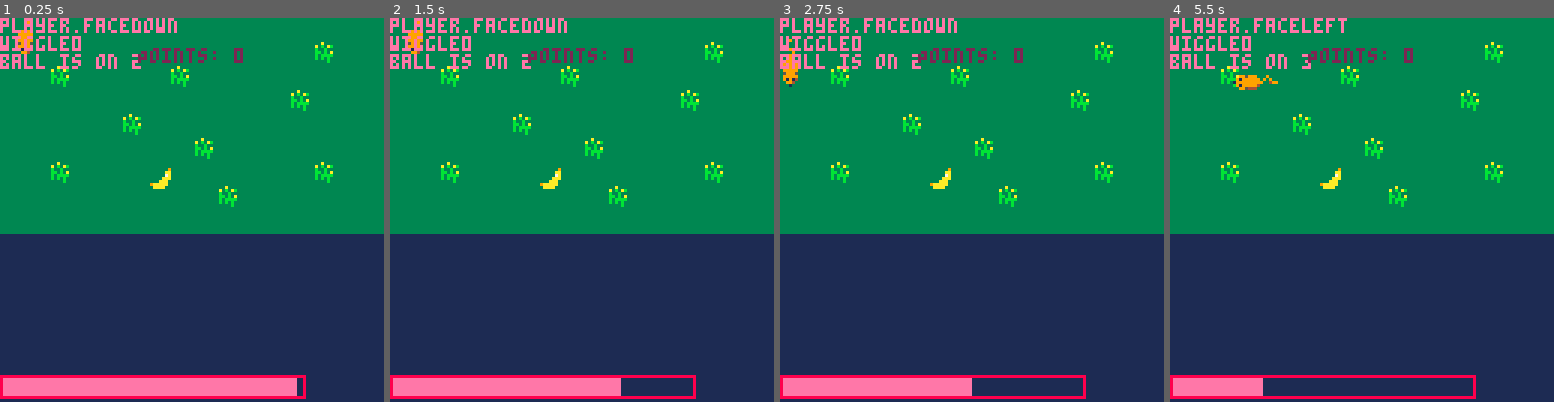
Above: before the commit, frames 1-4 (left to right).
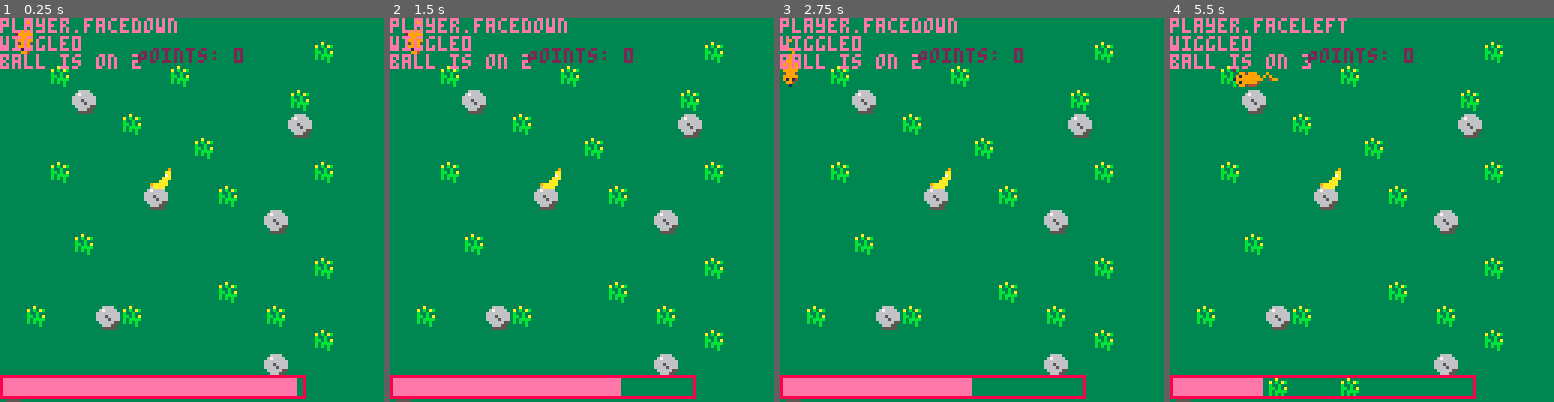
Above: after the commit, the same moments.

Repository: douglashellowell/pico_game
Game: PICO-8 cartridge pinkcirc.p8
Two runs of this game, one before a commit and one after it. Both use one fixed random seed, a clock stepped at 60 frames per second and the inputs below.
Inputs:
- Up to frame 1 (0.25 s): no input
- Up to frame 2 (1.5 s): tap O (Z key) at 0.33, 0.7, 1.43 s; tap X (X key) at 1.07 s
- Up to frame 3 (2.75 s): hold Left 1.97-2.37 s; tap X (X key) at 2.07, 2.4, 2.73 s; tap O (Z key) at 2.22 s; hold Down from 2.42 s (still down)
- Up to frame 4 (5.5 s): release Down at 2.82 s; hold Right 2.87-3.53 s; tap X (X key) every 0.33 s from 3.07 to 5.4 s; tap O (Z key) at 3.1, 3.98, 4.87 s; hold Up 3.58-4.08 s; hold Right 4.13-4.53 s; hold Down 4.58-5.08 s; hold Left from 5.13 s (still down)

The runs differ from the first frame. In frame 1, 40% of the frame differs, in the area x 0-100%, y 3-100%; in frame 2, 41%; in frame 3, 41%; in frame 4, 43%, in the area x 0-100%, y 13-100%.

Commit message:
add rock and fill map

Diff:
--- a/pinkcirc.p8
+++ b/pinkcirc.p8
@@ -20,6 +20,7 @@
 	player.speed = 2
 	player.energy = 100
 	player.turning = false
+	player.squeak = false
 	player.tail_x = player.x
 	player.tail_y = player.y - 8
 	banana = {}
@@ -32,6 +33,8 @@
 end
 
 function _update()
+player.squeak = false
+
 -- wiggle
 player.wiggle_timer = player.wiggle_timer + 0.1
 player.wiggle = flr(player.wiggle_timer) % 2
@@ -40,7 +43,7 @@
 
 
 -- left
-	if(player.x > 0) then
+	if(player.x > 0 and mget((player.x -1) / 8, player.y / 8)~=18 ) then
 		if(btn(0)) then
 		player.x=player.x-player.speed
 		player.face = 'left'
@@ -49,7 +52,7 @@
 		end
 	end
 -- right
-	if(player.x < 120) then
+	if(player.x < 120 and mget((player.x +7) /8, player.y / 8)~=18) then
 		if(btn(1)) then
 		player.x=player.x+player.speed
 		player.face = 'right'
@@ -58,7 +61,7 @@
 		end
 	end
 -- up
-	if(player.y > 0) then
+	if(player.y > 0 and mget(player.x /8, (player.y - 1) / 8)~=18) then
 		if(btn(2)) then
 		player.y=player.y-player.speed
 		player.face = 'up'
@@ -67,7 +70,7 @@
 		end
 	end
 -- down
-	if(player.y < 120) then
+	if(player.y < 120) and mget(player.x /8, (player.y + 7) / 8)~=18 then
 		if(btn(3)) then
 		player.y=player.y+player.speed
 		player.face = 'down'
@@ -83,6 +86,12 @@
 	else
 	player.speed = 1
 	end
+-- x
+	if(btn(5))then
+	player.squeak = true
+	sfx(2)
+	end
+
 
 	if((mget(player.x /8, player.y/8)) == 3) then
 	-- player.speed = 0.5
@@ -91,18 +100,18 @@
 
 	if(distance(player, banana) < 3) then
 	sfx(1)
-	player.points = player.points + 1
+	player.points += 1
 	banana.x = rnd(110)
 	banana.y = rnd(110)
 		if(player.energy < 70) then
-			player.energy = player.energy + 30
+			player.energy += 30
 			else
 			player.energy = 100
 		end
 	end
 
 	if(player.energy > 0) then
-		player.energy = player.energy - 0.25
+		player.energy -= 0.25
 	end
 end
 
@@ -116,6 +125,13 @@
 	-- draw player (sprite, x, y)
     spr(player.sprites[player.face]['face'] + player.wiggle,player.x,player.y)
     spr(player.sprites[player.face]['tail'] + player.wiggle,player.tail_x,player.tail_y)
+	if(player.squeak)then
+		line(player.x + 3,player.y -2,player.x +5,player.y - 4,6)
+		line(player.x + 1,player.y -2,player.x + 1,player.y - 4,6)
+		line(player.x - 2,player.y -2,player.x -5,player.y - 4,6)
+	end
+
+	line(player.x, player.y, player.x, player.y)
 	-- draw banana
     spr(4,banana.x,banana.y)
 	rect(0, 119, 101, 126, 8)
@@ -158,14 +174,14 @@
 9999999499999994333333333b3b3b339aaaaa000000000009999900009999904995440009199994000000000099544409199994999544009999914000000000
 09999940099999403333333333333b330aaaa0000000000009999900009999409000000000995440000000000000000000995440000000000995440000000000
 00444400004444003333333333333333000000000000000009999400000994000999999000000000000000000000000000000000000000000000000000000000
-00999900009999000000000000000000000000000000000000994000000090000001000009499900000000000000000000000000000000000000000000000000
-09aaa99009aaa9900000000000000000000000000000000000090000000940000099900990999990000000000009000000000000000990000000000000000000
-9aa999999aa999990000000000000000000000000000000000090000009400000919190990999990000000009090900000000000000909090000000000000000
-99999999999999990000000000000000000000000000000000099000000990000999990990599950000000009900499000000900990900990000000000000000
-99199199999999990000000000000000000000000000000000009000000009000599950990999940000000004000000099009090049400090990009900000000
-99999994999999940000000000000000000000000000000000094000000009000999990990919140000000000000000009090000000000000049090000000000
-09999940099999400000000000000000000000000000000000940000000094000999990990099400000000000000000004900000000000000000940000000000
-00444400004444000000000000000000000000000000000000400000000000000099949000001000000000000000000000000000000000000000000000000000
+00999900009999003366663300000000000000000000000000994000000090000001000009499900000000000000000000000000000000000000000000000000
+09aaa99009aaa9903676666300000000000000000000000000090000000940000099900990999990000000000009000000000000000990000000000000000000
+9aa999999aa999996666666600000000000000000000000000090000009400000919190990999990000000009090900000000000000909090000000000000000
+99999999999999996665666600000000000000000000000000099000000990000999990990599950000000009900499000000900990900990000000000000000
+99199199999999996666566600000000000000000000000000009000000009000599950990999940000000004000000099009090049400090990009900000000
+99999994999999943666665500000000000000000000000000094000000009000999990990919140000000000000000009090000000000000049090000000000
+09999940099999403366655300000000000000000000000000940000000094000999990990099400000000000000000004900000000000000000940000000000
+00444400004444003355555300000000000000000000000000400000000000000099949000001000000000000000000000000000000000000000000000000000
 00000000000000000000000000000000000000000000000000090000000000000000000000000000000000000000000000000000000000000000000000000000
 00000000000000000099000000000000009900000000000000900000000990000099599900090000000990009995990000000000000000000000000000000000
 00000000000000009990000000000000999000000000000000900000000009000919999990909000000909099999919000000000000000000000000000000000
@@ -194,16 +210,23 @@
 0202020202020202020202020202020200000000000000000000000000000000000000000000000000000000000000000000000000000000000000000000000000000000000000000000000000000000000000000000000000000000000000000000000000000000000000000000000000000000000000000000000000000000
 0202020202020202020202020203020200000000000000000000000000000000000000000000000000000000000000000000000000000000000000000000000000000000000000000000000000000000000000000000000000000000000000000000000000000000000000000000000000000000000000000000000000000000
 0202030202020203020202020202020200000000000000000000000000000000000000000000000000000000000000000000000000000000000000000000000000000000000000000000000000000000000000000000000000000000000000000000000000000000000000000000000000000000000000000000000000000000
-0202020202020202020202020302020200000000000000000000000000000000000000000000000000000000000000000000000000000000000000000000000000000000000000000000000000000000000000000000000000000000000000000000000000000000000000000000000000000000000000000000000000000000
-0202020202030202020202020202020200000040424200000000000000000000000000000000000000000000000000000000000000000000000000000000000000000000000000000000000000000000000000000000000000000000000000000000000000000000000000000000000000000000000000000000000000000000
+0202021202020202020202020302020200000000000000000000000000000000000000000000000000000000000000000000000000000000000000000000000000000000000000000000000000000000000000000000000000000000000000000000000000000000000000000000000000000000000000000000000000000000
+0202020202030202020202021202020200000040424200000000000000000000000000000000000000000000000000000000000000000000000000000000000000000000000000000000000000000000000000000000000000000000000000000000000000000000000000000000000000000000000000000000000000000000
 0202020202020202030202020202020200000040000000000000000000000000000000000000000000000000000000000000000000000000000000000000000000000000000000000000000000000000000000000000000000000000000000000000000000000000000000000000000000000000000000000000000000000000
 0202030202020202020202020203020200000040000000000000000000000000000000000000000000000000000000000000000000000000000000000000000000000000000000000000000000000000000000000000000000000000000000000000000000000000000000000000000000000000000000000000000000000000
-0202020202020202020302020202020200000041000000000000000000000000000000000000000000000000000000000000000000000000000000000000000000000000000000000000000000000000000000000000000000000000000000000000000000000000000000000000000000000000000000000000000000000000
-0202020202020202020202020202020200000000000000000000000000000000000000000000000000000000000000000000000000000000000000000000000000000000000000000000000000000000000000000000000000000000000000000000000000000000000000000000000000000000000000000000000000000000
-…(7 lines of a section not shown)…
+0202020202021202020302020202020200000041000000000000000000000000000000000000000000000000000000000000000000000000000000000000000000000000000000000000000000000000000000000000000000000000000000000000000000000000000000000000000000000000000000000000000000000000
+0202020202020202020202120202020200000000000000000000000000000000000000000000000000000000000000000000000000000000000000000000000000000000000000000000000000000000000000000000000000000000000000000000000000000000000000000000000000000000000000000000000000000000
+0202020302020202020202020202020200000000000000000000000000000000000000000000000000000000000000000000000000000000000000000000000000000000000000000000000000000000000000000000000000000000000000000000000000000000000000000000000000000000000000000000000000000000
+0202020202020202020202020203020200000000000000000000000000000000000000000000000000000000000000000000000000000000000000000000000000000000000000000000000000000000000000000000000000000000000000000000000000000000000000000000000000000000000000000000000000000000
+0202020202020202020302020202020200000000000000000000000000000000000000000000000000000000000000000000000000000000000000000000000000000000000000000000000000000000000000000000000000000000000000000000000000000000000000000000000000000000000000000000000000000000
+0203020212030202020202030202020200000000000000000000000000000000000000000000000000000000000000000000000000000000000000000000000000000000000000000000000000000000000000000000000000000000000000000000000000000000000000000000000000000000000000000000000000000000
+0202020202020202020202020203020200000000000000000000000000000000000000000000000000000000000000000000000000000000000000000000000000000000000000000000000000000000000000000000000000000000000000000000000000000000000000000000000000000000000000000000000000000000
+0202020202020202020202120202020200000000000000000000000000000000000000000000000000000000000000000000000000000000000000000000000000000000000000000000000000000000000000000000000000000000000000000000000000000000000000000000000000000000000000000000000000000000
+1202020203020203020202020202020200000000000000000000000000000000000000000000000000000000000000000000000000000000000000000000000000000000000000000000000000000000000000000000000000000000000000000000000000000000000000000000000000000000000000000000000000000000
+…(7 lines of a section not shown)…
Not shown, changed: reference.md
